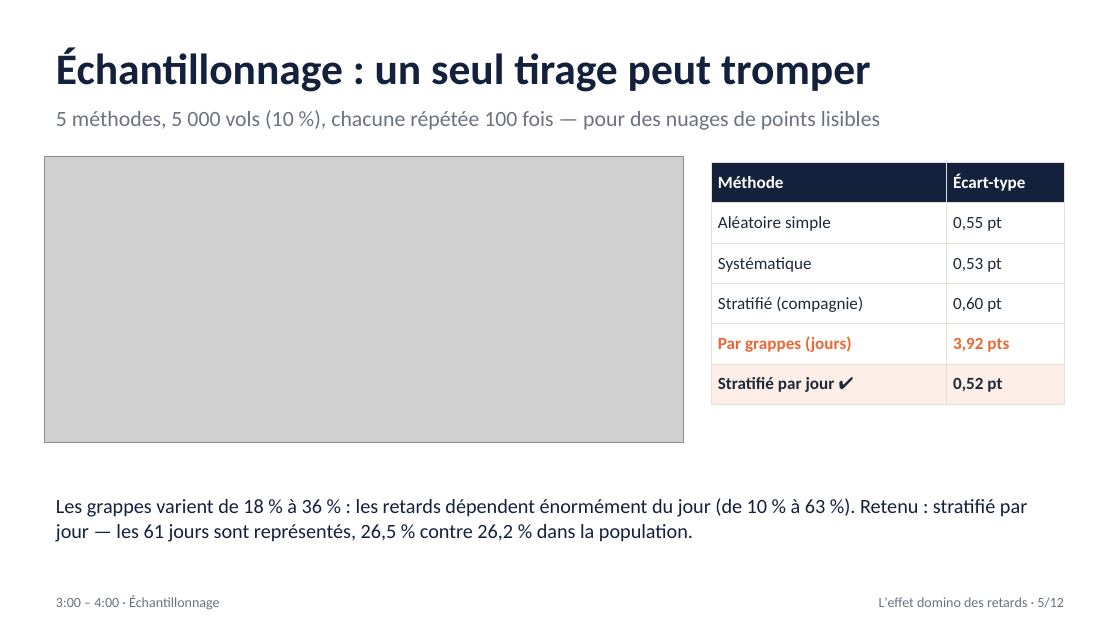
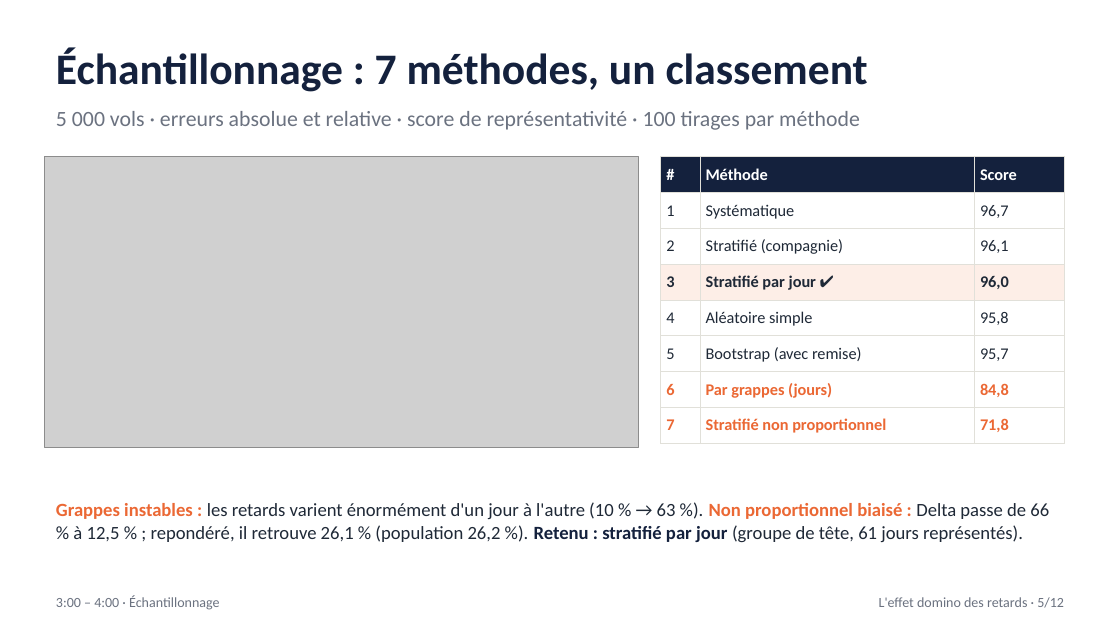
Before and after one commit to SalmaBouhmid/flight-delay-domino-effect, a slide deck: slide 5 of presentation/presentation_finale.pptx. Drawn at 1120x630 pixels with LibreOffice and Linux fonts; fonts in the diff are those of the drawing; grey boxes stand for pictures. Boxes give left, top, right and bottom in pixels: in the first picture for what was removed or moved away, otherwise in the second. Text is boxed around its words. In the diff, an @@ line names an element or a change of style, - is before the commit and + after.

```diff
--- a/presentation/presentation_finale.pptx
+++ b/presentation/presentation_finale.pptx
@@ text at [56, 48, 868, 92]: text changed @@
-Échantillonnage : un seul tirage peut tromper
+Échantillonnage : 7 méthodes, un classement
@@ text at [56, 111, 860, 130]: text changed @@
-5 méthodes, 5 000 vols (10 %), chacune répétée 100 fois — pour des nuages de points lisibles
+5 000 vols · erreurs absolue et relative · score de représentativité · 100 tirages par méthode
@@ picture: place and size @@
-picture at [45, 157, 683, 442]
+picture at [45, 157, 638, 448]
@@ table at [661, 157, 1064, 437] @@
-Méthode | Écart-type
-Aléatoire simple | 0,55 pt
-Systématique | 0,53 pt
-Stratifié (compagnie) | 0,60 pt
-Par grappes (jours) | 3,92 pts
-Stratifié par jour ✔ | 0,52 pt
+# | Méthode | Score
+1 | Systématique | 96,7
+2 | Stratifié (compagnie) | 96,1
+3 | Stratifié par jour ✔ | 96,0
+4 | Aléatoire simple | 95,8
+5 | Bootstrap (avec remise) | 95,7
+6 | Par grappes (jours) | 84,8
+7 | Stratifié non proportionnel | 71,8
@@ table: place and size @@
-table at [711, 162, 1064, 396]
+table at [661, 157, 1064, 437]
@@ text at [56, 502, 1049, 542]: text changed; size 13 to 12 pt; text colour #14213D to #1F2937 @@
-Les grappes varient de 18 % à 36 % : les retards dépendent énormément du jour (de 10 % à 63 %). Retenu : stratifié par jour — les 61 jours sont représentés, 26,5 % contre 26,2 % dans la population.
+Grappes instables : les retards varient énormément d'un jour à l'autre (10 % → 63 %). Non proportionnel biaisé : Delta passe de 66 % à 12,5 % ; repondéré, il retrouve 26,1 % (population 26,2 %). Retenu : stratifié par jour (groupe de tête, 61 jours représentés).
```
Also in this commit, not shown: 1 other slide changed, 2 other files.
